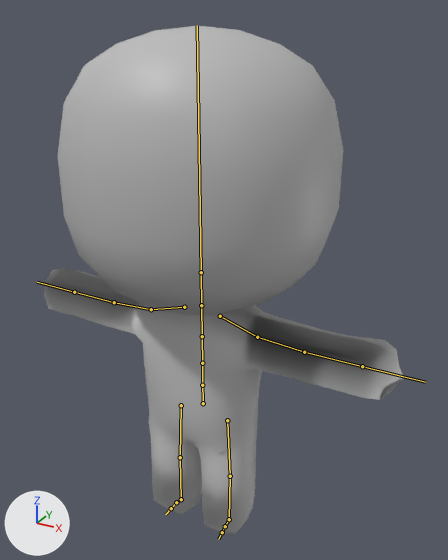
A saved change to the FBX model Editor/IKRig/Carry.fbx.
One viewpoint serves both versions: a camera (50 mm lens) standing at (1.93, -3.19, 3.58) and looking at (0.09, 0.15, 1.91). Arrows for +X, +Y and +Z are at lower left; the lights stay in place. The first picture is the older version. The bones that change, and the others that lie on the model, are drawn over the model as lines.

The first picture shows 'StickMan'.
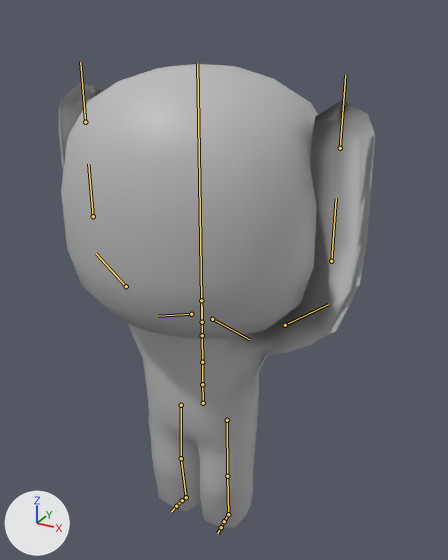
The newer file adds an action. The first version stands in its rest pose; the second is drawn at frame 1 of the action 'Carry'.

What changed in the scene script:
```text
Change bone_mixamorig_neck:
    where bone_mixamorig_neck = bpy.data.objects['Armature'].pose.bones['mixamorig:Neck']  # child of 'mixamorig:Spine2'
    bone_mixamorig_neck.location: (0.0, 0.0, 0.0) -> (0.0, -13.0, 0.0)
Change bone_mixamorig_head:
    where bone_mixamorig_head = bpy.data.objects['Armature'].pose.bones['mixamorig:Head']  # child of 'mixamorig:Neck'
    bone_mixamorig_head.location: (0.0, 0.0, 0.0) -> (0.0, -7.9, 0.0)
Change bone_mixamorig_leftshoulder:
    where bone_mixamorig_leftshoulder = bpy.data.objects['Armature'].pose.bones['mixamorig:LeftShoulder']  # child of 'mixamorig:Spine2'
    bone_mixamorig_leftshoulder.location: (0.0, 0.0, 0.0) -> (0.0, -4.1, 5.8)
Change bone_mixamorig_leftarm:
    where bone_mixamorig_leftarm = bpy.data.objects['Armature'].pose.bones['mixamorig:LeftArm']  # child of 'mixamorig:LeftShoulder'
    bone_mixamorig_leftarm.location: (0.0, 0.0, 0.0) -> (-1.7, 24.0, -19.4)
    bone_mixamorig_leftarm.rotation_quaternion: (1.0, 0.0, 0.0, 0.0) -> (0.695, -0.269, -0.632, 0.211)  # degrees (0, 0, 0) -> degrees (-85, -50, 80)
Change bone_mixamorig_leftforearm:
    where bone_mixamorig_leftforearm = bpy.data.objects['Armature'].pose.bones['mixamorig:LeftForeArm']  # child of 'mixamorig:LeftArm'
    bone_mixamorig_leftforearm.location: (0.0, 0.0, 0.0) -> (-22.5, 16.3, 0.0)
    bone_mixamorig_leftforearm.rotation_quaternion: (1.0, 0.0, 0.0, 0.0) -> (0.891, 0.0, 0.0, 0.454)  # degrees (0, 0, 0) -> degrees (0, 0, 54)
Change bone_mixamorig_lefthand:
    where bone_mixamorig_lefthand = bpy.data.objects['Armature'].pose.bones['mixamorig:LeftHand']  # child of 'mixamorig:LeftForeArm'
    bone_mixamorig_lefthand.location: (0.0, 0.0, 0.0) -> (0.0, 27.8, 0.0)
Change bone_mixamorig_rightshoulder:
    where bone_mixamorig_rightshoulder = bpy.data.objects['Armature'].pose.bones['mixamorig:RightShoulder']  # child of 'mixamorig:Spine2'
    bone_mixamorig_rightshoulder.location: (0.0, 0.0, 0.0) -> (0.0, -4.1, 5.8)
Change bone_mixamorig_rightarm:
    where bone_mixamorig_rightarm = bpy.data.objects['Armature'].pose.bones['mixamorig:RightArm']  # child of 'mixamorig:RightShoulder'
    bone_mixamorig_rightarm.location: (0.0, 0.0, 0.0) -> (1.7, 24.0, -19.4)
    bone_mixamorig_rightarm.rotation_quaternion: (1.0, 0.0, 0.0, 0.0) -> (0.695, -0.269, 0.632, -0.211)  # degrees (0, 0, 0) -> degrees (-85, 50, -80)
Change bone_mixamorig_rightforearm:
    where bone_mixamorig_rightforearm = bpy.data.objects['Armature'].pose.bones['mixamorig:RightForeArm']  # child of 'mixamorig:RightArm'
    bone_mixamorig_rightforearm.location: (0.0, 0.0, 0.0) -> (22.5, 16.3, 0.0)
    bone_mixamorig_rightforearm.rotation_quaternion: (1.0, 0.0, 0.0, 0.0) -> (0.891, 0.0, 0.0, -0.454)  # degrees (0, 0, 0) -> degrees (0, 0, -54)
Change bone_mixamorig_righthand:
    where bone_mixamorig_righthand = bpy.data.objects['Armature'].pose.bones['mixamorig:RightHand']  # child of 'mixamorig:RightForeArm'
    bone_mixamorig_righthand.location: (0.0, 0.0, 0.0) -> (0.0, 27.8, 0.0)
Change bone_mixamorig_leftupleg:
    where bone_mixamorig_leftupleg = bpy.data.objects['Armature'].pose.bones['mixamorig:LeftUpLeg']  # child of 'mixamorig:Hips'
    bone_mixamorig_leftupleg.rotation_quaternion: (1.0, 0.0, 0.0, 0.0) -> (1.0, 0.012, -0.001, -0.015)  # degrees (0, 0, 0) -> degrees (1, 0, -2)
Change bone_mixamorig_leftleg:
    where bone_mixamorig_leftleg = bpy.data.objects['Armature'].pose.bones['mixamorig:LeftLeg']  # child of 'mixamorig:LeftUpLeg'
    bone_mixamorig_leftleg.rotation_quaternion: (1.0, 0.0, 0.0, 0.0) -> (0.998, -0.069, 0.0, 0.0)  # degrees (0, 0, 0) -> degrees (-8, 0, 0)
Change bone_mixamorig_leftfoot:
    where bone_mixamorig_leftfoot = bpy.data.objects['Armature'].pose.bones['mixamorig:LeftFoot']  # child of 'mixamorig:LeftLeg'
    bone_mixamorig_leftfoot.rotation_quaternion: (1.0, 0.0, 0.0, 0.0) -> (0.998, 0.058, 0.009, 0.0)  # degrees (0, 0, 0) -> degrees (7, 1, 0)
Change bone_mixamorig_rightupleg:
    where bone_mixamorig_rightupleg = bpy.data.objects['Armature'].pose.bones['mixamorig:RightUpLeg']  # child of 'mixamorig:Hips'
    bone_mixamorig_rightupleg.rotation_quaternion: (1.0, 0.0, 0.0, 0.0) -> (1.0, 0.01, 0.0, 0.015)  # degrees (0, 0, 0) -> degrees (1, 0, 2)
Change bone_mixamorig_rightleg:
    where bone_mixamorig_rightleg = bpy.data.objects['Armature'].pose.bones['mixamorig:RightLeg']  # child of 'mixamorig:RightUpLeg'
    bone_mixamorig_rightleg.rotation_quaternion: (1.0, 0.0, 0.0, 0.0) -> (0.998, -0.064, 0.0, 0.0)  # degrees (0, 0, 0) -> degrees (-7, 0, 0)
Change bone_mixamorig_rightfoot:
    where bone_mixamorig_rightfoot = bpy.data.objects['Armature'].pose.bones['mixamorig:RightFoot']  # child of 'mixamorig:RightLeg'
    bone_mixamorig_rightfoot.rotation_quaternion: (1.0, 0.0, 0.0, 0.0) -> (0.998, 0.056, -0.006, 0.0)  # degrees (0, 0, 0) -> degrees (6, -1, 0)
```

Changed parts and their boxes [x1, y1, x2, y2] in the pictures (448 x 560 px):
'StickMan', posed (12% narrower, 8% shorter)
    before: [44, 26, 404, 534]
    after: [59, 64, 375, 529]
bone 'mixamorig:Neck', root to tip
    before: (201, 305) to (201, 272)
    after: (202, 322) to (201, 289)
bone 'mixamorig:Head', root to tip
    before: (201, 272) to (197, 25)
    after: (201, 300) to (197, 63)
bone 'mixamorig:LeftShoulder', root to tip
    before: (220, 316) to (257, 337)
    after: (212, 319) to (249, 339)
bone 'mixamorig:LeftArm', root to tip
    before: (257, 337) to (304, 352)
    after: (285, 325) to (328, 304)
bone 'mixamorig:LeftForeArm', root to tip
    before: (304, 352) to (362, 366)
    after: (331, 261) to (336, 198)
bone 'mixamorig:LeftHand', root to tip
    before: (362, 366) to (425, 382)
    after: (340, 148) to (345, 75)
bone 'mixamorig:RightShoulder', root to tip
    before: (184, 307) to (151, 309)
    after: (191, 314) to (158, 316)
bone 'mixamorig:RightArm', root to tip
    before: (151, 309) to (114, 302)
    after: (126, 286) to (96, 253)
bone 'mixamorig:RightForeArm', root to tip
    before: (114, 302) to (74, 292)
    after: (93, 216) to (88, 164)
bone 'mixamorig:RightHand', root to tip
    before: (74, 292) to (37, 282)
    after: (85, 122) to (80, 62)
bone 'mixamorig:LeftUpLeg', root to tip
    before: (227, 420) to (230, 476)
    after: (227, 420) to (227, 476)
bone 'mixamorig:LeftLeg', root to tip
    before: (230, 476) to (229, 519)
    after: (227, 476) to (228, 514)
bone 'mixamorig:LeftFoot', root to tip
    before: (229, 519) to (225, 526)
    after: (228, 514) to (224, 521)
bone 'mixamorig:RightUpLeg', root to tip
    before: (181, 405) to (180, 457)
    after: (181, 405) to (181, 458)
bone 'mixamorig:RightLeg', root to tip
    before: (180, 457) to (181, 499)
    after: (181, 458) to (186, 497)
bone 'mixamorig:RightFoot', root to tip
    before: (181, 499) to (176, 502)
    after: (186, 497) to (182, 500)
